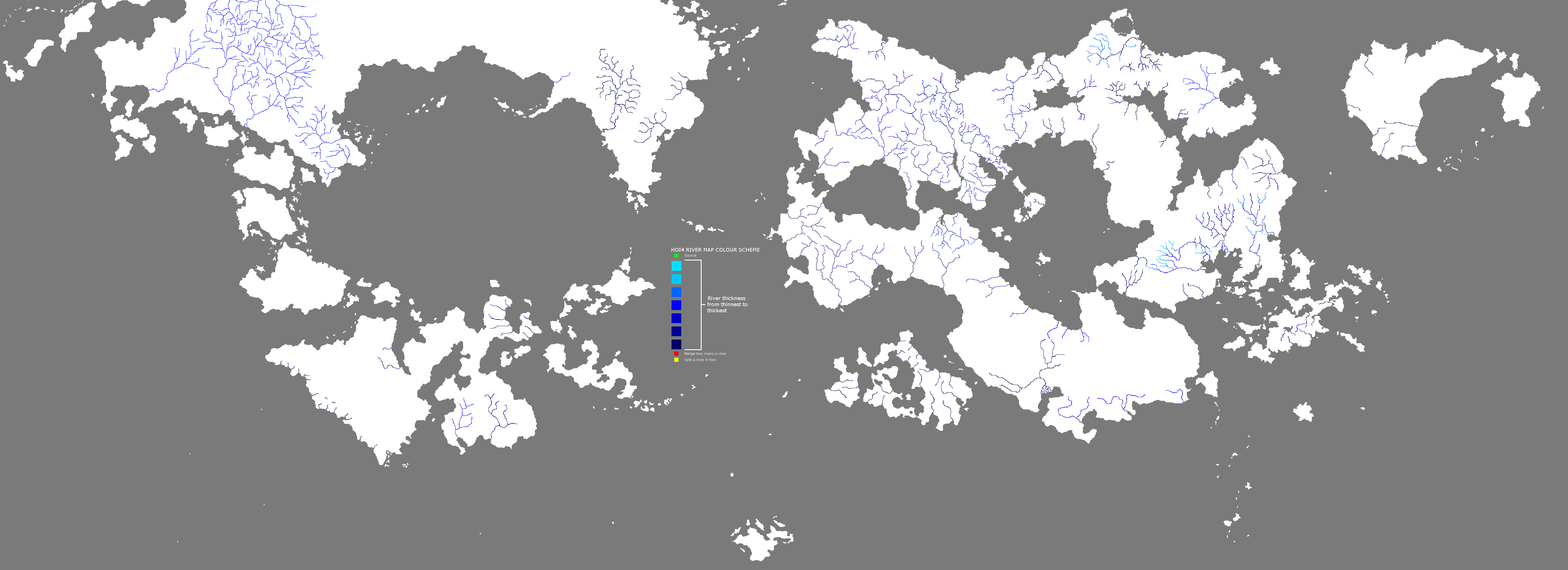
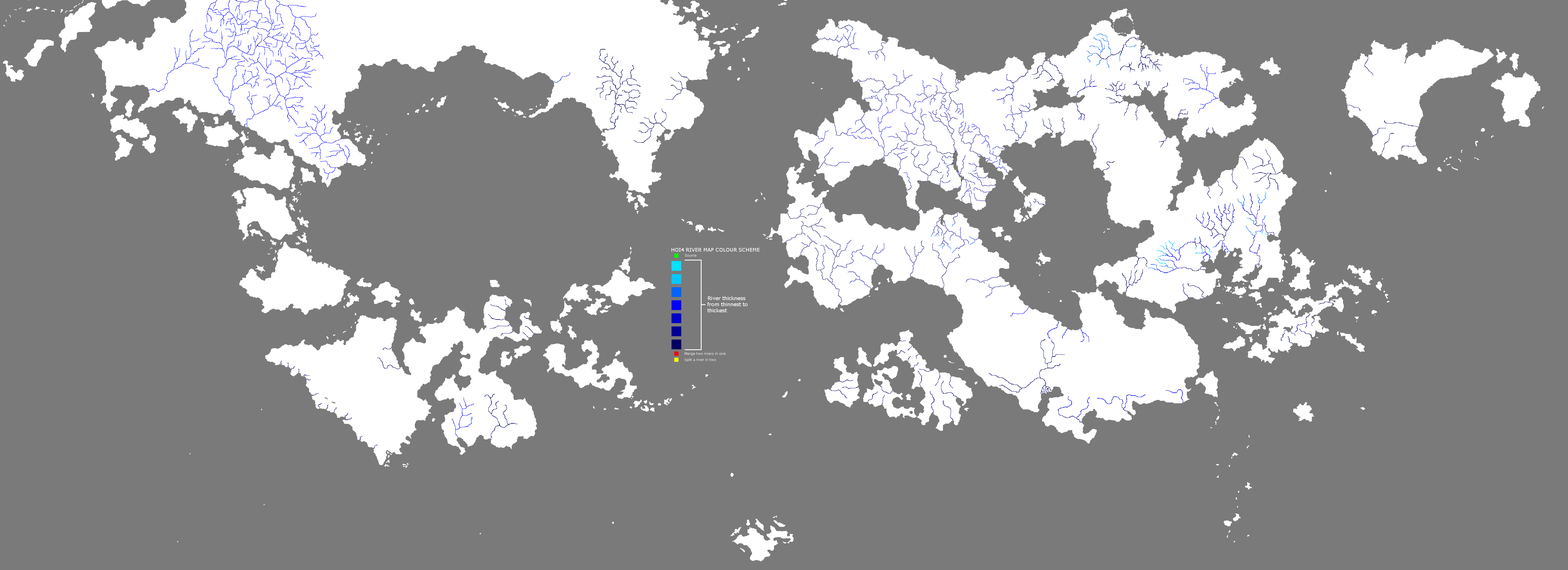
Layers edited between the first and the second (1568, 570) image:
painted on "Rivers" over [814, 25, 1044, 318]
